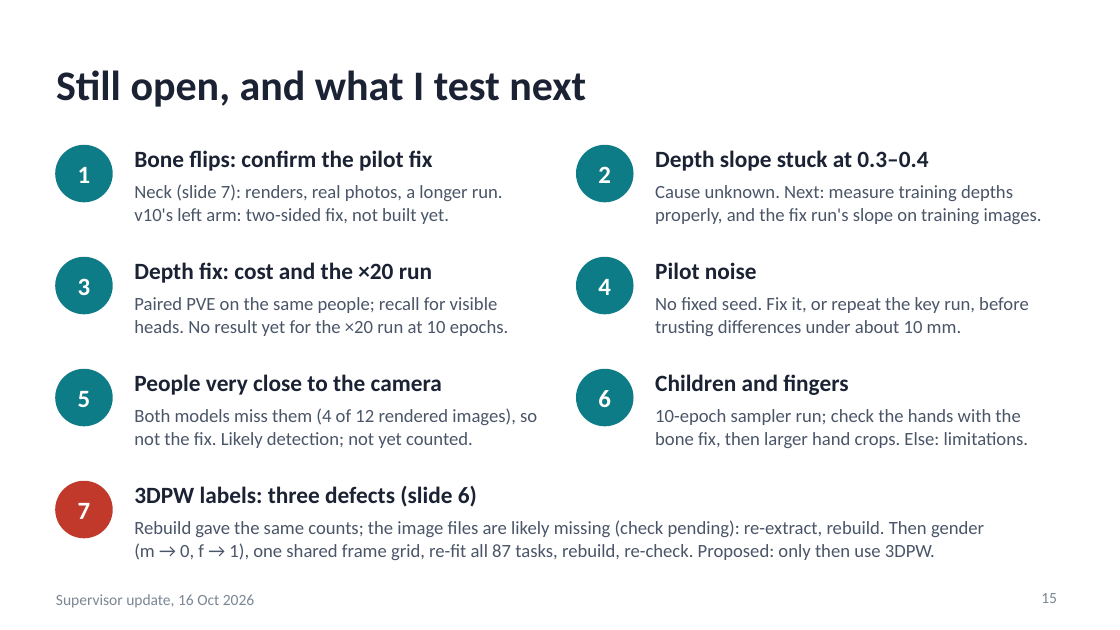
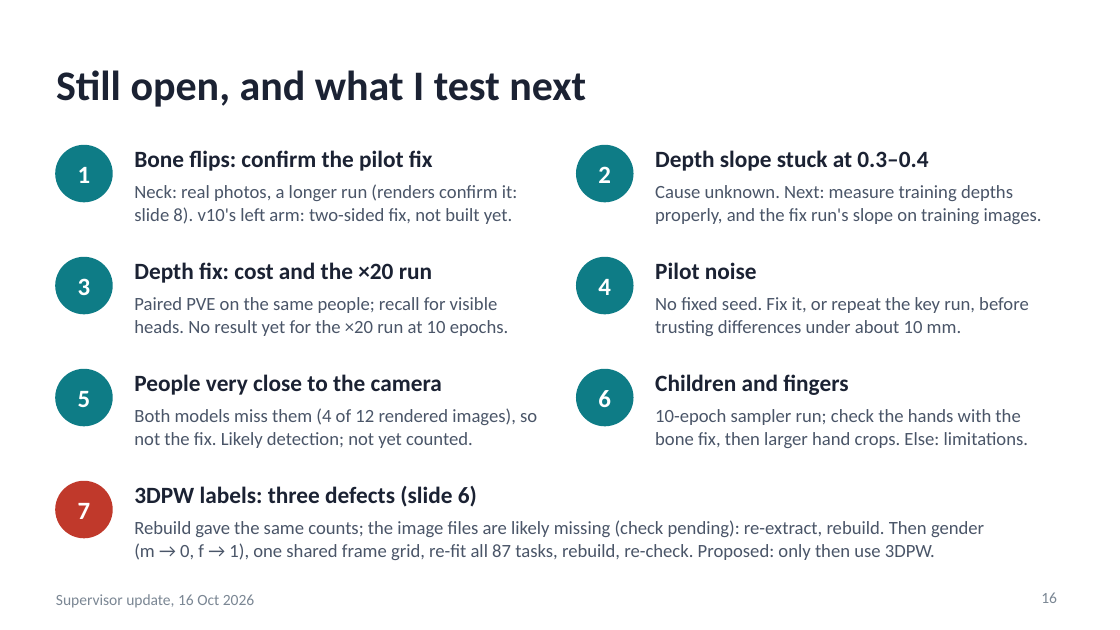
Before and after one commit to saadnajib/Multi-Person-Whole-Body-Human-Mesh-Recovery-in-a-Single-Shot-with-Annyone-dataset-and-3dpw-dataset, a slide deck: slide 16 of docs/supervisor_update_2026-10-16.pptx (slide 15 before the commit). Drawn at 1120x630 pixels with LibreOffice and Linux fonts; fonts in the diff are those of the drawing. Boxes give left, top, right and bottom in pixels: in the first picture for what was removed or moved away, otherwise in the second. Text is boxed around its words. In the diff, an @@ line names an element or a change of style, - is before the commit and + after.

```diff
--- a/docs/supervisor_update_2026-10-16.pptx
+++ b/docs/supervisor_update_2026-10-16.pptx
@@ text at (x1=134, y1=184, x2=517, y2=224): text changed @@
-Neck (slide 7): renders, real photos, a longer run. v10's left arm: two-sided fix, not built yet.
+Neck: real photos, a longer run (renders confirm it: slide 8). v10's left arm: two-sided fix, not built yet.
@@ page number at (x1=1041, y1=592, x2=1057, y2=603): text changed @@
-15
+16
```
Also in this commit, not shown: 2 other slides changed, 1 slide added, 3 other files.
